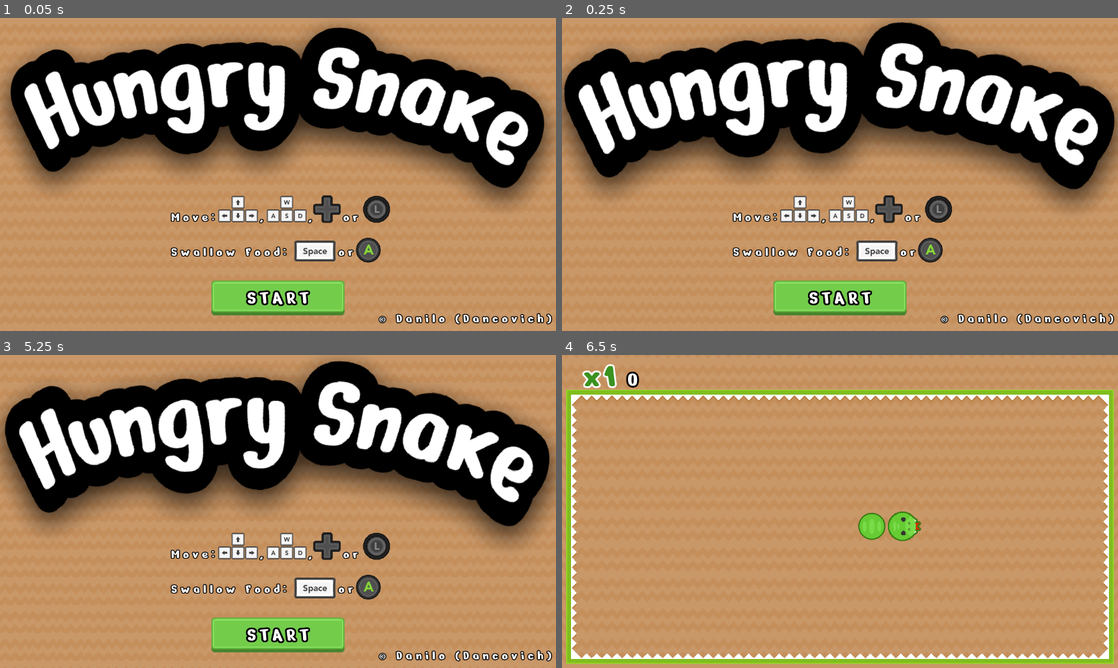
Above: before the commit, frames 1-4 (two rows, left to right).
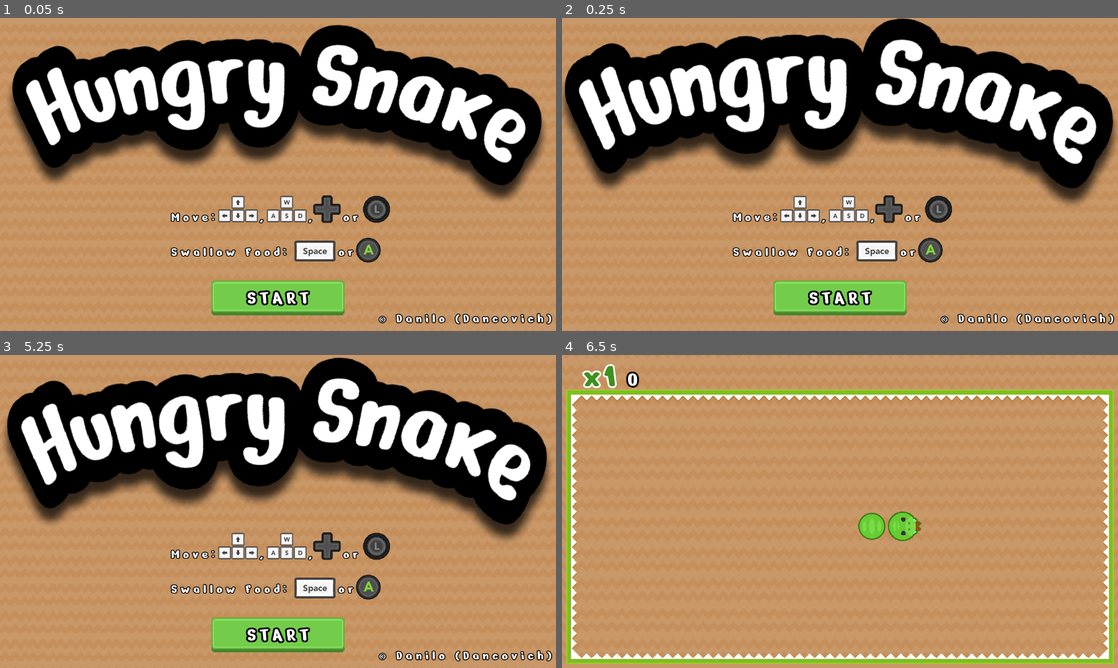
Above: after the commit, the same moments.

Repository: Dancovich/hungry_snake
Game: Godot game, scene res://main_scene.tscn
Same seed, same stepped clock (60 frames per second), same inputs: the game is played once before the commit and once after it.
Inputs:
- Up to frame 1 (0.05 s): no input
- Up to frame 2 (0.25 s): no input
- Up to frame 3 (5.25 s): click "START" at 0.5 s; hold Right (move_right) 1.28-2.03 s; hold Space (eat) 1.28-2.03 s; hold Down (move_down) 2.03-2.78 s; tap Space (eat) at 2.1, 3.6 s; hold Right (move_right) 2.78-3.53 s; hold Space (eat) 2.78-3.53 s; hold Up (move_up) 3.53-4.28 s; hold Left (move_left) 4.28-5 s; hold Space (eat) 4.28-5 s; click "TITLE SCREEN" at 5 s
- Up to frame 4 (6.5 s): click "START" at 5.75 s

The runs differ from the first frame. In frame 1, 13% of the frame differs, in the area x 0-100%, y 2-61%; in frame 2, 12%; in frame 3, 14%, in the area x 0-100%, y 0-61%; in frame 4, nothing differs.

Commit message:
Adjustments on the title screen

Diff:
--- a/main_scene.tscn
+++ b/main_scene.tscn
@@ -20,36 +20,24 @@
 length = 4.1
 loop = true
 tracks/0/type = "value"
-tracks/0/path = NodePath("Title:position")
-tracks/0/interp = 1
+tracks/0/path = NodePath("Title:rotation_degrees")
+tracks/0/interp = 2
 tracks/0/loop_wrap = true
 tracks/0/imported = false
 tracks/0/enabled = true
 tracks/0/keys = {
-"times": PoolRealArray( 0 ),
-"transitions": PoolRealArray( 1 ),
-"update": 0,
-"values": [ Vector2( 637.469, 223.614 ) ]
-}
-tracks/1/type = "value"
-tracks/1/path = NodePath("Title:rotation_degrees")
-tracks/1/interp = 1
-tracks/1/loop_wrap = true
-tracks/1/imported = false
-tracks/1/enabled = true
-tracks/1/keys = {
 "times": PoolRealArray( 0, 0.98, 1.61, 2.17, 2.66, 3.15 ),
 "transitions": PoolRealArray( 1, 1, 1, 1, 1, 1 ),
 "update": 0,
 "values": [ 0.0, -3.26461, 0.186331, 4.61395, 0.63927, -3.94462 ]
 }
-tracks/2/type = "value"
-tracks/2/path = NodePath("Title:scale")
-tracks/2/interp = 1
-tracks/2/loop_wrap = true
-tracks/2/imported = false
-tracks/2/enabled = true
-tracks/2/keys = {
+tracks/1/type = "value"
+tracks/1/path = NodePath("Title:scale")
+tracks/1/interp = 2
+tracks/1/loop_wrap = true
+tracks/1/imported = false
+tracks/1/enabled = true
+tracks/1/keys = {
 "times": PoolRealArray( 0, 0.49, 0.98, 1.61, 2.17, 2.66, 3.15, 3.64 ),
 "transitions": PoolRealArray( 1, 1, 1, 1, 1, 1, 1, 1 ),
 "update": 0,
@@ -72,8 +60,9 @@
 
 [node name="Title" type="Sprite" parent="."]
 position = Vector2( 637.469, 223.614 )
+rotation = 0.0693078
+scale = Vector2( 1.01121, 1.04106 )
 texture = ExtResource( 4 )
-region_enabled = true
 region_rect = Rect2( -23.0929, 5.79043, 1313.29, 471.167 )
 
 [node name="TextureButton" type="TextureButton" parent="."]
Binary file changed: resources/title.png
Not shown, removed: resources/title.png~
